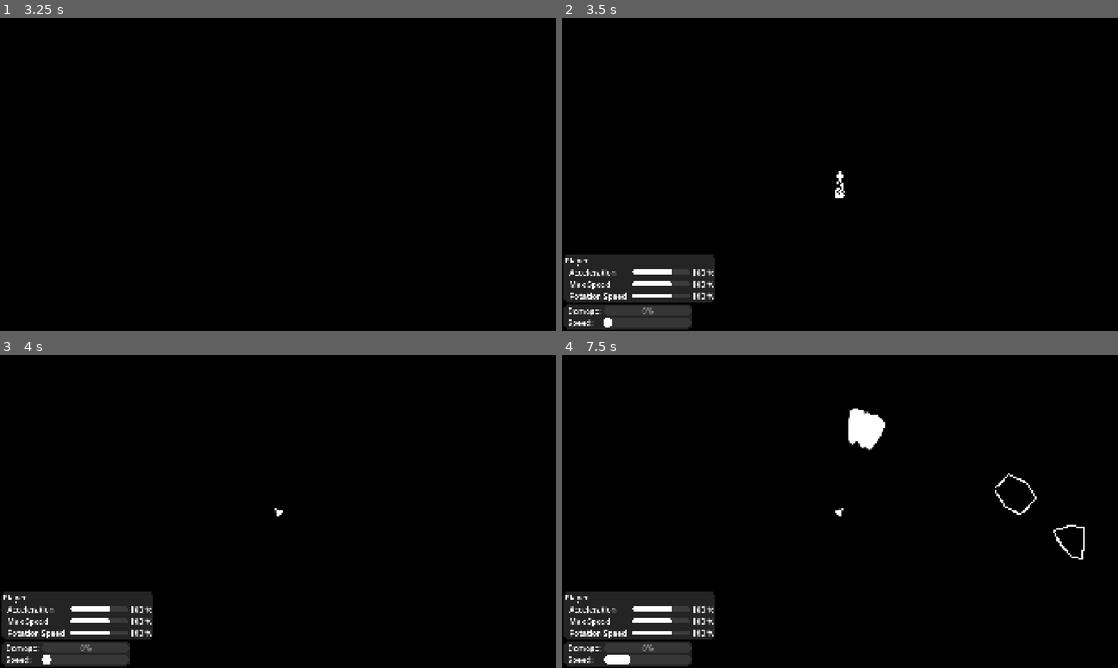
Above: before the commit, frames 1-4 (two rows, left to right).
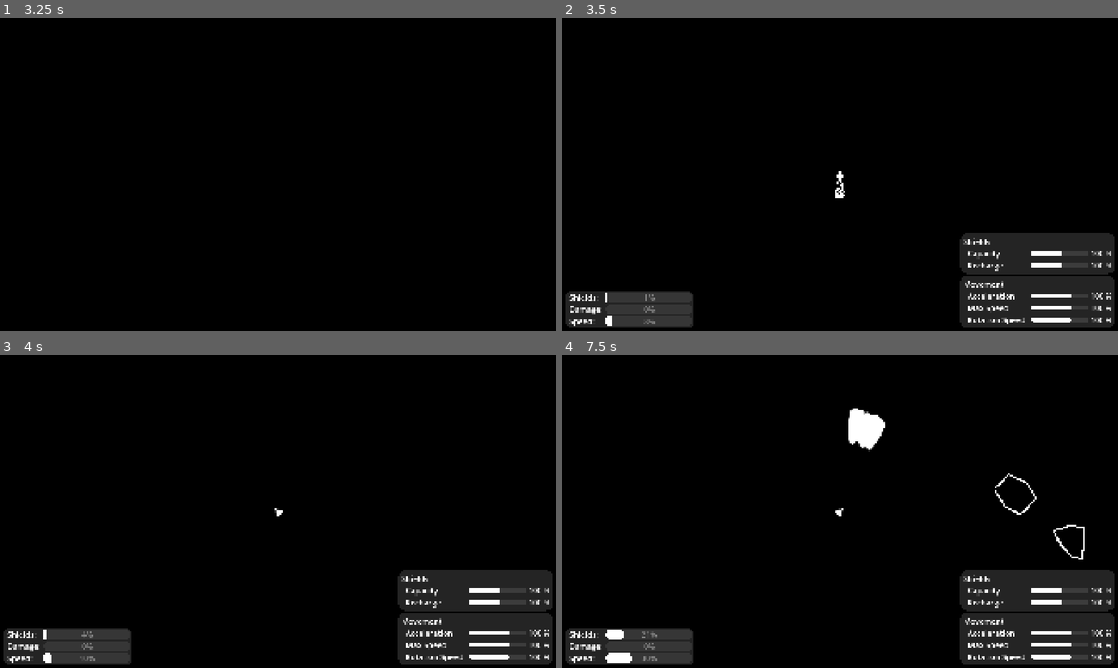
Above: after the commit, the same moments.

Repository: anton2026gamca/avoider
Game: Godot game, scene res://world/main/main.tscn
Two runs of this game, one before a commit and one after it. Both use one fixed random seed, a clock stepped at 60 frames per second and the inputs below.
Inputs:
- Up to frame 1 (3.25 s): hold D (move_right) 0.53-1.28 s; tap Space (shoot) every 0.75 s from 0.6 to 2.85 s; hold S (move_down) 1.28-2.03 s; hold D (move_right) 2.03-2.78 s; tap Enter at 2.75 s; hold W (move_up) from 2.78 s (still down)
- Up to frame 2 (3.5 s): keep holding W (move_up)
- Up to frame 3 (4 s): release W (move_up) at 3.53 s; hold A (move_left) from 3.53 s (still down); tap Space (shoot) at 3.6 s
- Up to frame 4 (7.5 s): tap Space (shoot) at 4.25, 4.35, 5.1, 5.75, 5.85, 6.6, 7.35 s; tap Enter at 5 s; release A (move_left) at 5.03 s; hold S (move_down) 5.03-5.78 s; hold D (move_right) 5.78-6.53 s; hold W (move_up) 6.53-7.28 s; hold D (move_right) from 7.28 s (still down)

Frame 1 is identical in both runs. In frame 2, 12% of the frame differs, in the area x 0-100%, y 68-100%; in frame 3, 12%; in frame 4, 13%.

Commit message:
Add shields to player

Diff:
--- a/src/ui/power_charge/power_charge_menu/power_split_setting_data.gd
+++ b/src/ui/power_charge/power_charge_menu/power_split_setting_data.gd
@@ -3,5 +3,5 @@
 
 
 @export var label: String
-@export_range(0, 150) var max_value: float = 100
-@export_range(0, 100) var default_value: float
+@export_range(0, 300) var max_value: float = 100
+@export_range(0, 300) var default_value: float
--- a/src/world/main/main.gd
+++ b/src/world/main/main.gd
@@ -11,10 +11,8 @@
 
 @onready var world: Node2D = %World
 @onready var player: Player = %Player
-@onready var player_ui: MarginContainer = $UI/PlayerUI
-@onready var player_ui_speed_bar: ProgressBar = $UI/PlayerUI/VBoxContainer/Stats/MarginContainer/VBoxContainer/Speed/ProgressBar
-@onready var animation_player: AnimationPlayer = $UI/Countdown/AnimationPlayer
-@onready var player_power_split_group: PowerSplitSettingsGroup = $UI/PlayerUI/VBoxContainer/PanelContainer/MarginContainer/PowerSplitSettingsGroup
+@onready var player_ui: MarginContainer = %PlayerUI
+@onready var player_ui_speed_bar: ProgressBar = %SpeedBar
 
 var spawn_timer: float = 0.0
 
@@ -56,7 +54,10 @@
 
 
 func _on_power_split_changed(values: Dictionary[String, float], group: String) -> void:
-	if group == "Player" and player:
+	if group == "Movement" and player:
 		player.acceleration_multiplier = values.get("Acceleration", 1.0)
 		player.max_speed_multiplier = values.get("Max Speed", 1.0)
 		player.rotation_speed_multiplier = values.get("Rotation Speed", 1.0)
+	elif group == "Shields" and player:
+		player.shields_capacity_multiplier = values.get("Capacity", 1.0)
+		player.shields_recharge_rate_multiplier = values.get("Recharge", 1.0)
--- a/src/world/main/main.tscn
+++ b/src/world/main/main.tscn
@@ -10,27 +10,6 @@
 [ext_resource type="Script" uid="uid://b1iyuntwrd4b7" path="res://ui/power_charge/power_charge_menu/power_split_setting_data.gd" id="7_7qqmt"]
 [ext_resource type="AudioStream" uid="uid://dimmmlrw1mbqr" path="res://assets/audio/countdown_2.wav" id="7_qux7x"]
 
-[sub_resource type="Resource" id="Resource_0h05h"]
-script = ExtResource("7_7qqmt")
-label = "Acceleration"
-max_value = 150.0
-default_value = 100.0
-metadata/_custom_type_script = "uid://b1iyuntwrd4b7"
-
-[sub_resource type="Resource" id="Resource_06nvy"]
-script = ExtResource("7_7qqmt")
-label = "Max Speed"
-max_value = 150.0
-default_value = 100.0
-metadata/_custom_type_script = "uid://b1iyuntwrd4b7"
-
-[sub_resource type="Resource" id="Resource_w7m80"]
-script = ExtResource("7_7qqmt")
-label = "Rotation Speed"
-max_value = 150.0
-default_value = 100.0
-metadata/_custom_type_script = "uid://b1iyuntwrd4b7"
-
 [sub_resource type="StyleBoxFlat" id="StyleBoxFlat_qux7x"]
 bg_color = Color(0.14, 0.14, 0.14, 1)
 corner_radius_top_left = 24
@@ -39,6 +18,22 @@
 corner_radius_bottom_left = 24
 anti_aliasing = false
 
+[sub_resource type="StyleBoxFlat" id="StyleBoxFlat_0h05h"]
+bg_color = Color(0.6, 0.6, 0.6, 0.16078432)
+corner_radius_top_left = 24
+corner_radius_top_right = 24
+corner_radius_bottom_right = 24
+corner_radius_bottom_left = 24
+anti_aliasing = false
+
+[sub_resource type="StyleBoxFlat" id="StyleBoxFlat_w7m80"]
+bg_color = Color(1, 1, 1, 1)
+corner_radius_top_left = 24
+corner_radius_top_right = 24
+corner_radius_bottom_right = 24
+corner_radius_bottom_left = 24
+anti_aliasing = false
+
 [sub_resource type="StyleBoxFlat" id="StyleBoxFlat_7qqmt"]
 bg_color = Color(0.6, 0.6, 0.6, 0.16078432)
 corner_radius_top_left = 24
@@ -55,21 +50,40 @@
 corner_radius_bottom_left = 24
 anti_aliasing = false
 
-[sub_resource type="StyleBoxFlat" id="StyleBoxFlat_0h05h"]
-bg_color = Color(0.6, 0.6, 0.6, 0.16078432)
-corner_radius_top_left = 24
-corner_radius_top_right = 24
-corner_radius_bottom_right = 24
-corner_radius_bottom_left = 24
-anti_aliasing = false
-
-[sub_resource type="StyleBoxFlat" id="StyleBoxFlat_w7m80"]
-bg_color = Color(1, 1, 1, 1)
-corner_radius_top_left = 24
-corner_radius_top_right = 24
-corner_radius_bottom_right = 24
-corner_radius_bottom_left = 24
-anti_aliasing = false
+[sub_resource type="Resource" id="Resource_7qqmt"]
+script = ExtResource("7_7qqmt")
+label = "Capacity"
+max_value = 200.0
+default_value = 100.0
+metadata/_custom_type_script = "uid://b1iyuntwrd4b7"
+
+[sub_resource type="Resource" id="Resource_76jog"]
+script = ExtResource("7_7qqmt")
+label = "Recharge"
+max_value = 200.0
+default_value = 100.0
+metadata/_custom_type_script = "uid://b1iyuntwrd4b7"
+
+[sub_resource type="Resource" id="Resource_0h05h"]
+script = ExtResource("7_7qqmt")
+label = "Acceleration"
+max_value = 150.0
+default_value = 100.0
+metadata/_custom_type_script = "uid://b1iyuntwrd4b7"
+
+[sub_resource type="Resource" id="Resource_06nvy"]
+script = ExtResource("7_7qqmt")
+label = "Max Speed"
+max_value = 150.0
+default_value = 100.0
+metadata/_custom_type_script = "uid://b1iyuntwrd4b7"
+
+[sub_resource type="Resource" id="Resource_w7m80"]
+script = ExtResource("7_7qqmt")
+label = "Rotation Speed"
+max_value = 150.0
+default_value = 100.0
+metadata/_custom_type_script = "uid://b1iyuntwrd4b7"
 
 [sub_resource type="Animation" id="Animation_lquwl"]
 resource_name = "Countdown"
@@ -302,10 +316,11 @@
 unique_name_in_owner = true
 process_mode = 1
 
-[node name="Player" parent="World/SubViewportContainer/SubViewport/World" node_paths=PackedStringArray("damage_bar", "speed_bar") instance=ExtResource("1_ig7tw")]
+[node name="Player" parent="World/SubViewportContainer/SubViewport/World" node_paths=PackedStringArray("shields_bar", "damage_bar", "speed_bar") instance=ExtResource("1_ig7tw")]
 unique_name_in_owner = true
-damage_bar = NodePath("../../../../../UI/PlayerUI/VBoxContainer/Stats/MarginContainer/VBoxContainer/Damage/ProgressBar")
-speed_bar = NodePath("../../../../../UI/PlayerUI/VBoxContainer/Stats/MarginContainer/VBoxContainer/Speed/ProgressBar")
+shields_bar = NodePath("../../../../../UI/PlayerUI/HBoxContainer/Left/Stats/MarginContainer/VBoxContainer/Shields/ShieldsBar")
+damage_bar = NodePath("../../../../../UI/PlayerUI/HBoxContainer/Left/Stats/MarginContainer/VBoxContainer/Damage/DamageBar")
+speed_bar = NodePath("../../../../../UI/PlayerUI/HBoxContainer/Left/Stats/MarginContainer/VBoxContainer/Speed/SpeedBar")
 
 [node name="Camera2D" type="Camera2D" parent="World/SubViewportContainer/SubViewport/World" node_paths=PackedStringArray("player")]
 ignore_rotation = false
@@ -321,45 +336,33 @@
 [node name="UI" type="CanvasLayer" parent="."]
 
 [node name="PlayerUI" type="MarginContainer" parent="UI"]
+unique_name_in_owner = true
 anchors_preset = 15
 anchor_right = 1.0
 anchor_bottom = 1.0
 grow_horizontal = 2
 grow_vertical = 2
-theme_override_constants/margin_left = 5
-theme_override_constants/margin_top = 5
-theme_override_constants/margin_right = 5
-theme_override_constants/margin_bottom = 5
-
-[node name="VBoxContainer" type="VBoxContainer" parent="UI/PlayerUI"]
-layout_mode = 2
+theme_override_constants/margin_left = 10
+theme_override_constants/margin_top = 10
+theme_override_constants/margin_right = 10
+theme_override_constants/margin_bottom = 10
+
+[node name="HBoxContainer" type="HBoxContainer" parent="UI/PlayerUI"]
+layout_mode = 2
+
+[node name="Left" type="VBoxContainer" parent="UI/PlayerUI/HBoxContainer"]
+layout_mode = 2
+size_flags_horizontal = 3
 alignment = 2
 
-[node name="PanelContainer" type="PanelContainer" parent="UI/PlayerUI/VBoxContainer"]
+[node name="Stats" type="PanelContainer" parent="UI/PlayerUI/HBoxContainer/Left"]
 layout_mode = 2
 size_flags_horizontal = 0
 size_flags_vertical = 4
 theme = ExtResource("5_lquwl")
-
-[node name="MarginContainer" type="MarginContainer" parent="UI/PlayerUI/VBoxContainer/PanelContainer"]
-layout_mode = 2
-theme_override_constants/margin_left = 5
-theme_override_constants/margin_top = 5
-theme_override_constants/margin_right = 5
-theme_override_constants/margin_bottom = 5
-
-[node name="PowerSplitSettingsGroup" parent="UI/PlayerUI/VBoxContainer/PanelContainer/MarginContainer" instance=ExtResource("5_qux7x")]
-layout_mode = 2
-options = Array[ExtResource("7_7qqmt")]([SubResource("Resource_0h05h"), SubResource("Resource_06nvy"), SubResource("Resource_w7m80")])
-
-[node name="Stats" type="PanelContainer" parent="UI/PlayerUI/VBoxContainer"]
-layout_mode = 2
-size_flags_horizontal = 0
-size_flags_vertical = 4
-theme = ExtResource("5_lquwl")
 theme_override_styles/panel = SubResource("StyleBoxFlat_qux7x")
 
-[node name="MarginContainer" type="MarginContainer" parent="UI/PlayerUI/VBoxContainer/Stats"]
+[node name="MarginContainer" type="MarginContainer" parent="UI/PlayerUI/HBoxContainer/Left/Stats"]
 layout_mode = 2
 theme = ExtResource("5_lquwl")
 theme_override_constants/margin_left = 15
@@ -367,18 +370,34 @@
 theme_override_constants/margin_right = 5
 theme_override_constants/margin_bottom = 5
 
-[node name="VBoxContainer" type="VBoxContainer" parent="UI/PlayerUI/VBoxContainer/Stats/MarginContainer"]
-layout_mode = 2
-
-[node name="Damage" type="HBoxContainer" parent="UI/PlayerUI/VBoxContainer/Stats/MarginContainer/VBoxContainer"]
-layout_mode = 2
-
-[node name="Label" type="Label" parent="UI/PlayerUI/VBoxContainer/Stats/MarginContainer/VBoxContainer/Damage"]
+[node name="VBoxContainer" type="VBoxContainer" parent="UI/PlayerUI/HBoxContainer/Left/Stats/MarginContainer"]
+layout_mode = 2
+
+[node name="Shields" type="HBoxContainer" parent="UI/PlayerUI/HBoxContainer/Left/Stats/MarginContainer/VBoxContainer"]
+layout_mode = 2
+
+[node name="Label" type="Label" parent="UI/PlayerUI/HBoxContainer/Left/Stats/MarginContainer/VBoxContainer/Shields"]
+layout_mode = 2
+size_flags_horizontal = 3
+text = "Shields:"
+
+[node name="ShieldsBar" type="ProgressBar" parent="UI/PlayerUI/HBoxContainer/Left/Stats/MarginContainer/VBoxContainer/Shields"]
+custom_minimum_size = Vector2(300, 37)
+layout_mode = 2
+theme = ExtResource("5_lquwl")
+theme_override_styles/background = SubResource("StyleBoxFlat_0h05h")
+theme_override_styles/fill = SubResource("StyleBoxFlat_w7m80")
+rounded = true
+
+[node name="Damage" type="HBoxContainer" parent="UI/PlayerUI/HBoxContainer/Left/Stats/MarginContainer/VBoxContainer"]
+layout_mode = 2
+
+[node name="Label" type="Label" parent="UI/PlayerUI/HBoxContainer/Left/Stats/MarginContainer/VBoxContainer/Damage"]
 layout_mode = 2
 size_flags_horizontal = 3
 text = "Damage: "
 
-[node name="ProgressBar" type="ProgressBar" parent="UI/PlayerUI/VBoxContainer/Stats/MarginContainer/VBoxContainer/Damage"]
+[node name="DamageBar" type="ProgressBar" parent="UI/PlayerUI/HBoxContainer/Left/Stats/MarginContainer/VBoxContainer/Damage"]
 custom_minimum_size = Vector2(300, 0)
 layout_mode = 2
 theme = ExtResource("5_lquwl")
@@ -386,22 +405,63 @@
 theme_override_styles/fill = SubResource("StyleBoxFlat_06nvy")
 rounded = true
 
-[node name="Speed" type="HBoxContainer" parent="UI/PlayerUI/VBoxContainer/Stats/MarginContainer/VBoxContainer"]
-layout_mode = 2
-
-[node name="Label" type="Label" parent="UI/PlayerUI/VBoxContainer/Stats/MarginContainer/VBoxContainer/Speed"]
+[node name="Speed" type="HBoxContainer" parent="UI/PlayerUI/HBoxContainer/Left/Stats/MarginContainer/VBoxContainer"]
+layout_mode = 2
+
+[node name="Label" type="Label" parent="UI/PlayerUI/HBoxContainer/Left/Stats/MarginContainer/VBoxContainer/Speed"]
 layout_mode = 2
 size_flags_horizontal = 3
 text = "Speed: "
 
-[node name="ProgressBar" type="ProgressBar" parent="UI/PlayerUI/VBoxContainer/Stats/MarginContainer/VBoxContainer/Speed"]
+[node name="SpeedBar" type="ProgressBar" parent="UI/PlayerUI/HBoxContainer/Left/Stats/MarginContainer/VBoxContainer/Speed"]
+unique_name_in_owner = true
 custom_minimum_size = Vector2(300, 37)
 layout_mode = 2
 theme = ExtResource("5_lquwl")
 theme_override_styles/background = SubResource("StyleBoxFlat_0h05h")
 theme_override_styles/fill = SubResource("StyleBoxFlat_w7m80")
 rounded = true
-show_percentage = false
+
+[node name="Right" type="VBoxContainer" parent="UI/PlayerUI/HBoxContainer"]
+layout_mode = 2
+size_flags_horizontal = 10
+theme = ExtResource("5_lquwl")
+theme_override_constants/separation = 8
+alignment = 2
+
+[node name="Shields" type="PanelContainer" parent="UI/PlayerUI/HBoxContainer/Right"]
+layout_mode = 2
+size_flags_vertical = 4
+theme = ExtResource("5_lquwl")
+
+[node name="MarginContainer" type="MarginContainer" parent="UI/PlayerUI/HBoxContainer/Right/Shields"]
+layout_mode = 2
+theme_override_constants/margin_left = 10
+theme_override_constants/margin_top = 10
+theme_override_constants/margin_right = 10
+theme_override_constants/margin_bottom = 10
+
+[node name="PowerSplitSettingsGroup" parent="UI/PlayerUI/HBoxContainer/Right/Shields/MarginContainer" instance=ExtResource("5_qux7x")]
+layout_mode = 2
+label = "Shields"
+options = Array[ExtResource("7_7qqmt")]([SubResource("Resource_7qqmt"), SubResource("Resource_76jog")])
+
+[node name="Movement" type="PanelContainer" parent="UI/PlayerUI/HBoxContainer/Right"]
+layout_mode = 2
+size_flags_vertical = 4
+theme = ExtResource("5_lquwl")
+
+[node name="MarginContainer" type="MarginContainer" parent="UI/PlayerUI/HBoxContainer/Right/Movement"]
+layout_mode = 2
+theme_override_constants/margin_left = 10
+theme_override_constants/margin_top = 10
+theme_override_constants/margin_right = 10
+theme_override_constants/margin_bottom = 10
+
+[node name="PowerSplitSettingsGroup" parent="UI/PlayerUI/HBoxContainer/Right/Movement/MarginContainer" instance=ExtResource("5_qux7x")]
+layout_mode = 2
+label = "Movement"
+options = Array[ExtResource("7_7qqmt")]([SubResource("Resource_0h05h"), SubResource("Resource_06nvy"), SubResource("Resource_w7m80")])
 
 [node name="Countdown" type="Control" parent="UI"]
 layout_mode = 3
@@ -448,7 +508,7 @@
 offset_left = -250.0
 offset_top = -1000.0
 offset_right = 250.0
-offset_bottom = -499.99994
+offset_bottom = -499.99982
 pivot_offset = Vector2(250, 250)
 theme = ExtResource("5_lquwl")
 theme_override_font_sizes/font_size = 270
@@ -468,4 +528,5 @@
 [node name="Start" type="AudioStreamPlayer" parent="UI/Countdown"]
 stream = ExtResource("7_qux7x")
 
-[connection signal="changed" from="UI/PlayerUI/VBoxContainer/PanelContainer/MarginContainer/PowerSplitSettingsGroup" to="." method="_on_power_split_changed" binds= ["Player"]]
+[connection signal="changed" from="UI/PlayerUI/HBoxContainer/Right/Shields/MarginContainer/PowerSplitSettingsGroup" to="." method="_on_power_split_changed" binds= ["Shields"]]
+[connection signal="changed" from="UI/PlayerUI/HBoxContainer/Right/Movement/MarginContainer/PowerSplitSettingsGroup" to="." method="_on_power_split_changed" binds= ["Movement"]]
--- a/src/world/player/player.gd
+++ b/src/world/player/player.gd
@@ -3,13 +3,13 @@
 
 
 @export_group("Movement")
-@export var full_acceleration: float = 400.0
+@export var _acceleration: float = 400.0
 var acceleration_multiplier: float = 1.0
 var acceleration: float = 400.0:
 	set(value): return
-	get: return full_acceleration * acceleration_multiplier
+	get: return _acceleration * acceleration_multiplier
 
-@export var full_max_speed: float = 1000.0
+@export var _max_speed: float = 1000.0
 var max_speed_multiplier: float = 1.0:
 	set(value):
 		max_speed_multiplier = value
@@ -17,13 +17,13 @@
 	get: return max_speed_multiplier
 var max_speed: float = 1000.0:
 	set(value): return
-	get: return full_max_speed * max_speed_multiplier
+	get: return _max_speed * max_speed_multiplier
 
-@export var full_rotation_speed: float = 3.0
+@export var _rotation_speed: float = 3.0
 var rotation_speed_multiplier: float = 1.0
 var rotation_speed: float = 3.0:
 	set(value): return
-	get: return full_rotation_speed * rotation_speed_multiplier
+	get: return _rotation_speed * rotation_speed_multiplier
 
 @export var collision_damping: float = 0.5
 @export var collision_push_force: float = 0.5
@@ -33,7 +33,28 @@
 @export var bullet_scene: PackedScene
 @onready var bullet_pivot: Node2D = $BulletPivot
 
+@export_group("Shields")
+@export var _shields_capacity: float = 100
+var shields_capacity_multiplier: float = 1.0:
+	set(value):
+		shields_capacity_multiplier = value
+		if shields_bar:
+			shields_bar.max_value = shields_capacity
+	get: return shields_capacity_multiplier
+var shields_capacity: float = 3.0:
+	set(value): return
+	get: return _shields_capacity * shields_capacity_multiplier
+
+@export var _shields_recharge_rate: float = 5.0
+var shields_recharge_rate_multiplier: float = 1.0
+var shields_recharge_rate: float = 3.0:
+	set(value): return
+	get: return _shields_recharge_rate * shields_recharge_rate_multiplier
+
+var shields_value: float = 0
+
 @export_group("UI")
+@export var shields_bar: ProgressBar
 @export var damage_bar: ProgressBar
 @export var speed_bar: ProgressBar
 
@@ -44,11 +65,14 @@
 
 func _ready() -> void:
 	speed_bar.max_value = max_speed
+	shields_bar.max_value = shields_capacity
 
 func _physics_process(delta: float) -> void:
 	handle_movement(delta)
 	if Input.is_action_just_pressed("shoot"):
 		shoot()
+	shields_value = min(shields_value + shields_recharge_rate * delta, shields_capacity)
+	shields_bar.value = shields_value
 
 
 func handle_movement(delta: float) -> void:
@@ -85,6 +109,13 @@
 	else:
 		bullet.queue_free()
 
+func take_damage(value: float) -> void:
+	shields_value -= value
+	if shields_value < 0:
+		damage += abs(shields_value)
+		damage_bar.value = damage
+		shields_value = 0
+
 func handle_collisions() -> void:
 	for i in range(get_slide_collision_count()):
 		var collision = get_slide_collision(i)
@@ -96,6 +127,5 @@
 			var hit_val: float = (push_direction * push_force).length() * 0.05
 			collider.apply_impulse(push_direction * push_force, collision_point - collider.global_position)
 			collider.damage(hit_val)
-			damage += hit_val
-			damage_bar.value = damage
+			take_damage(hit_val)
 			velocity *= (1.0 - collision_damping)
Not shown: 1 places in src/world/main/main.tscn that only renumber resources
